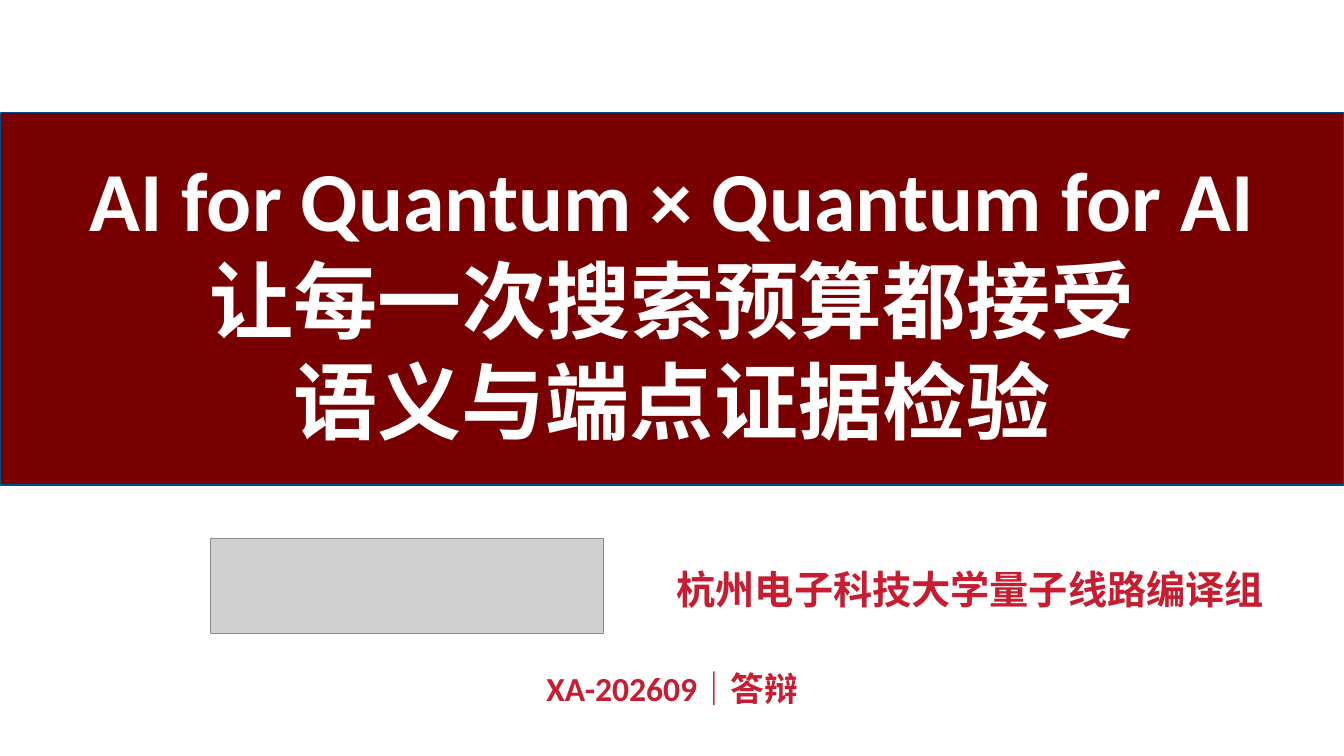
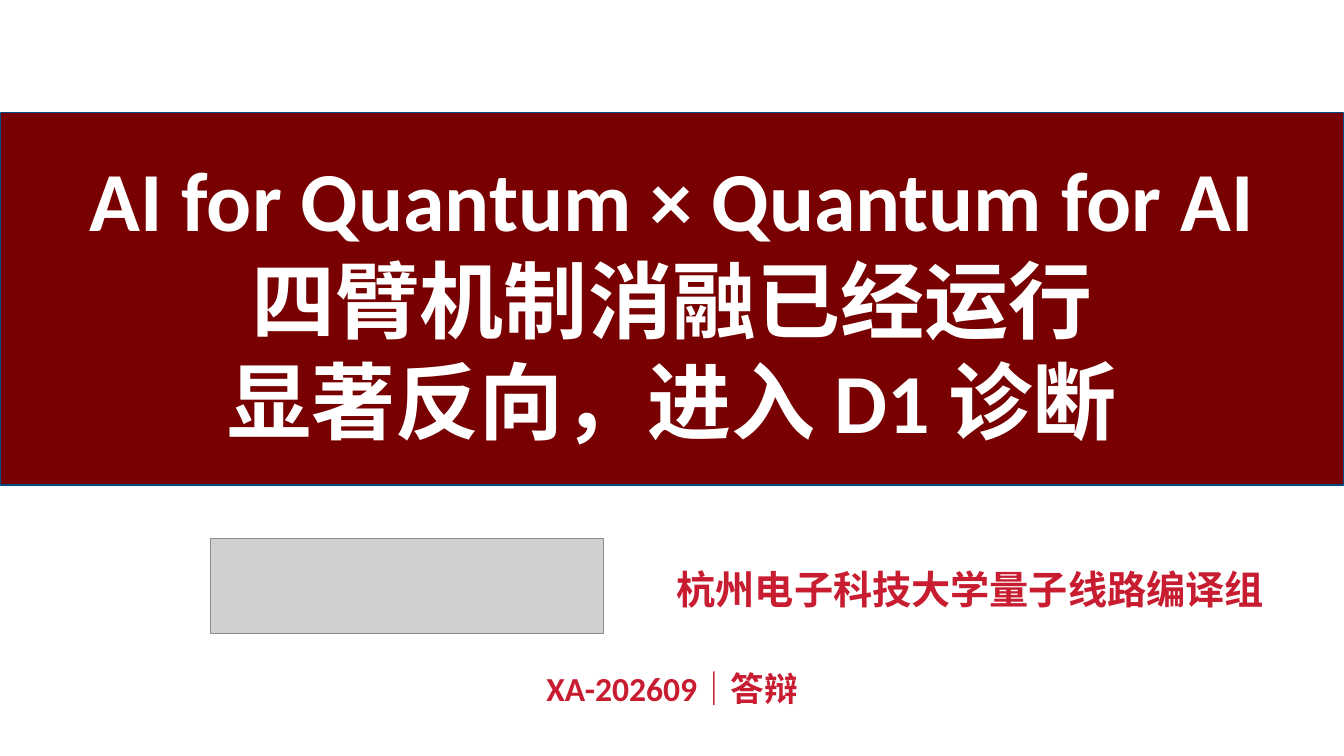
Before and after one commit to zhouzixiang1/sshr, a slide deck: slide 14 of docs/competition/slides/XA-202609_双向智能Boolean_Oracle答辩稿.pptx. Drawn at 1344x756 pixels with LibreOffice and Linux fonts; fonts in the diff are those of the drawing; grey boxes stand for pictures. Boxes give left, top, right and bottom in pixels: in the first picture for what was removed or moved away, otherwise in the second. Text is boxed around its words. In the diff, an @@ line names an element or a change of style, - is before the commit and + after.

```diff
--- a/docs/competition/slides/XA-202609_双向智能Boolean_Oracle答辩稿.pptx
+++ b/docs/competition/slides/XA-202609_双向智能Boolean_Oracle答辩稿.pptx
@@ text in rectangle at bbox=[227, 260, 1117, 445]: text changed @@
-让每一次搜索预算都接受
-语义与端点证据检验
+四臂机制消融已经运行
+显著反向，进入 D1 诊断
```
Also in this commit, not shown: 2 other slides changed, 24 other files.
